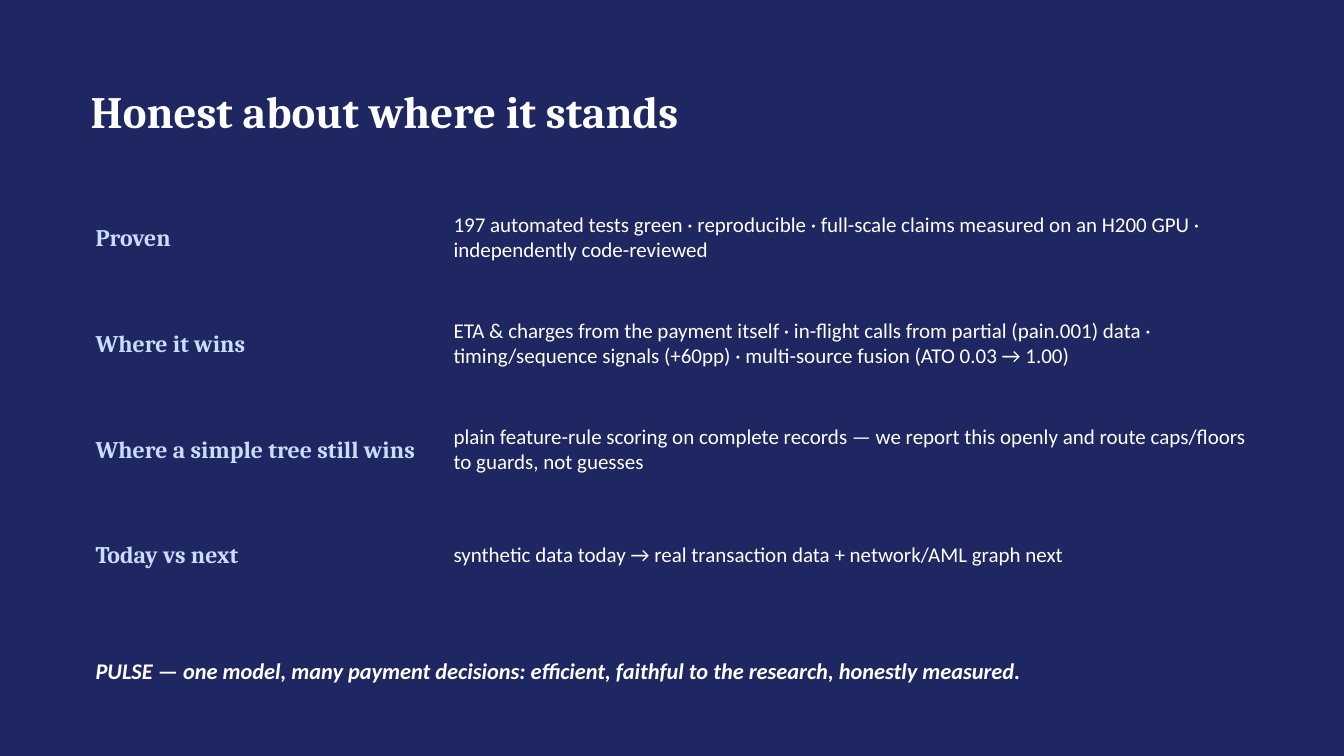
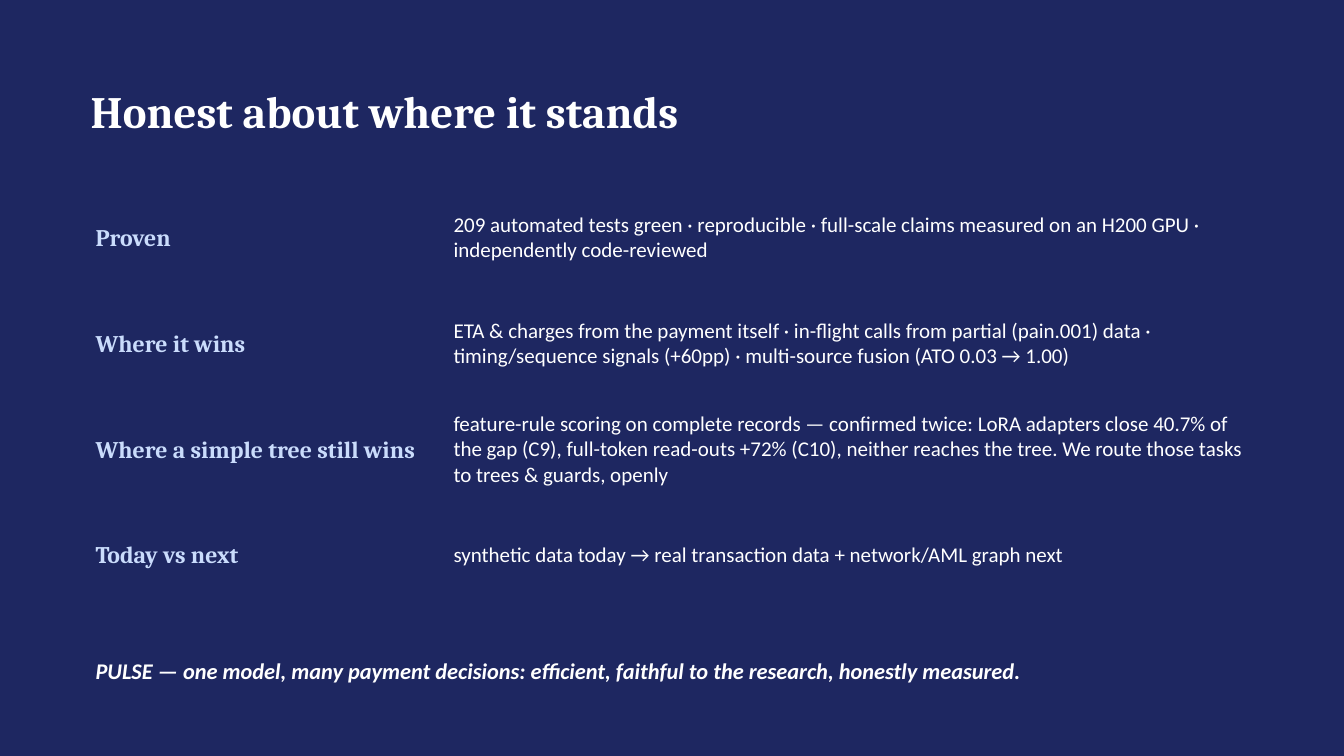
Before and after one commit to Bratz/txn-repr-poc, a slide deck: slide 14 of docs/txn_repr_evidence.pptx. Drawn at 1344x756 pixels with LibreOffice and Linux fonts; fonts in the diff are those of the drawing. Boxes give left, top, right and bottom in pixels: in the first picture for what was removed or moved away, otherwise in the second. Text is boxed around its words. In the diff, an @@ line names an element or a change of style, - is before the commit and + after.

```diff
--- a/docs/txn_repr_evidence.pptx
+++ b/docs/txn_repr_evidence.pptx
@@ text at <box>454,217,1190,261</box>: text changed @@
-197 automated tests green · reproducible · full-scale claims measured on an H200 GPU · independently code-reviewed
+209 automated tests green · reproducible · full-scale claims measured on an H200 GPU · independently code-reviewed
@@ text at <box>454,416,1242,486</box>: text changed @@
-plain feature-rule scoring on complete records — we report this openly and route caps/floors to guards, not guesses
+feature-rule scoring on complete records — confirmed twice: LoRA adapters close 40.7% of the gap (C9), full-token read-outs +72% (C10), neither reaches the tree. We route those tasks to trees & guards, openly
```
Also in this commit, not shown: 2 other files.
